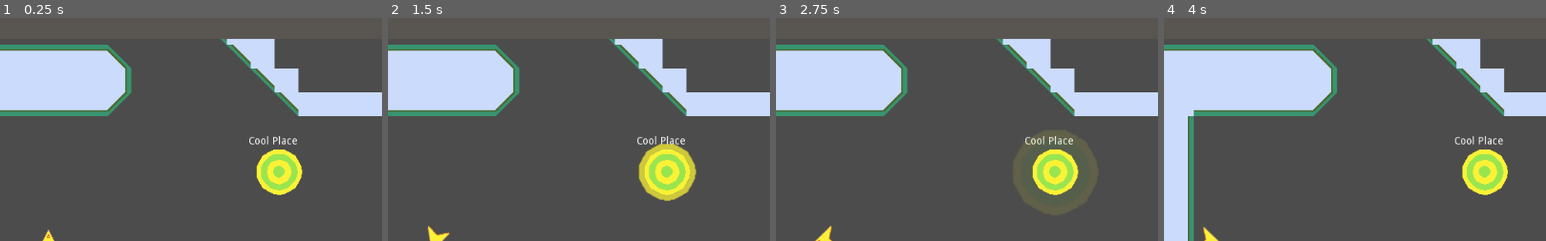
Above: before the commit, frames 1-4 (left to right).
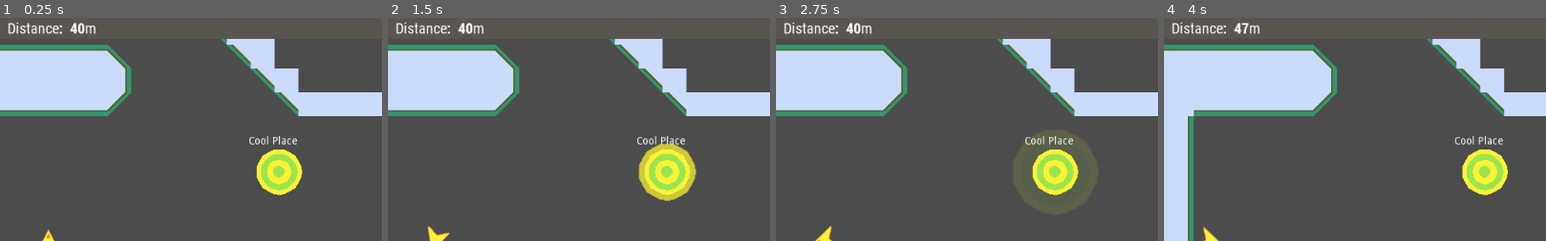
Above: after the commit, the same moments.

Repository: broquaint/comrade-cabbie
Game: Godot game, scene res://Root.tscn
The game is run twice, just before and just after one commit, with the same random seed, the same clock (stepped at 60 frames per second) and the same inputs.
Inputs:
- Up to frame 1 (0.25 s): no input
- Up to frame 2 (1.5 s): tap Enter at 0.5 s; hold Right (move_right) 0.53-1.28 s; hold Left (move_left) from 1.28 s (still down)
- Up to frame 3 (2.75 s): release Left (move_left) at 2.03 s; hold Right (move_right) from 2.03 s (still down)
- Up to frame 4 (4 s): release Right (move_right) at 2.78 s; hold Up (move_up) 2.78-3.53 s; hold Left (move_left) from 3.53 s (still down)
The pictures show only the part of the screen within x 44-94%, y 0-50%; the shares and areas given below are measured in that part.

The runs differ from the first frame. In frame 1, 0.6% of the frame differs, in the area x 2-25%, y 1-8%; in frame 2, 0.6%; in frame 3, 0.6%; in frame 4, 0.6%.

Commit message:
Add distance indicator

Diff:
--- a/DestFlashControl.gd
+++ b/DestFlashControl.gd
@@ -1,6 +1,5 @@
 extends Control
 
 func on_new_pickup(point: DropoffPoint):
-	print('flashing - ' + 'Drop me off at ' + point.point_name)
 	get_parent().get_node('AnimationPlayer').play("DestFlash")
 	$DestFlashText.bbcode_text = 'Drop me off at [b]' + point.point_name + '[/b]'
--- a/HUD.gd
+++ b/HUD.gd
@@ -7,6 +7,9 @@
 func on_new_pickup(dropoff: Node):
 	$Container/Destination.bbcode_text = 'Dropping off at [b]' + dropoff.point_name + '[/b]'
 
+func on_distance_update(distance: float):
+	$Container/Distance.bbcode_text = '[b]%s[/b]m' % distance
+
 func on_new_dropoff():
 	pass
 	# $Container/Destination.text = '...'
--- a/HUD.tscn
+++ b/HUD.tscn
@@ -58,10 +58,6 @@
 }
 
 [node name="HUD" type="CanvasLayer"]
-__meta__ = {
-"_edit_horizontal_guides_": [ 591.858 ],
-"_edit_vertical_guides_": [ 510.992, 7.59884 ]
-}
 
 [node name="Control" type="Control" parent="."]
 margin_right = 1025.0
@@ -79,8 +75,7 @@
 margin_bottom = 32.0
 
 [node name="Label" type="RichTextLabel" parent="Control/Container"]
-margin_left = 4.0
-margin_right = 108.0
+margin_right = 100.0
 margin_bottom = 32.0
 rect_min_size = Vector2( 100, 32 )
 rect_pivot_offset = Vector2( 319.884, 109.663 )
@@ -100,6 +95,26 @@
 fit_content_height = true
 scroll_active = false
 deselect_on_focus_loss_enabled = false
+
+[node name="RichTextLabel" type="RichTextLabel" parent="Control/Container"]
+margin_left = 458.0
+margin_right = 538.0
+margin_bottom = 32.0
+rect_min_size = Vector2( 80, 0 )
+bbcode_enabled = true
+bbcode_text = "Distance[b]:[/b]"
+text = "Distance:"
+scroll_active = false
+
+[node name="Distance" type="RichTextLabel" parent="Control/Container"]
+margin_left = 542.0
+margin_right = 692.0
+margin_bottom = 32.0
+rect_min_size = Vector2( 150, 0 )
+bbcode_enabled = true
+bbcode_text = "[b]123[/b]m"
+text = "123m"
+scroll_active = false
 
 [node name="Compass" type="Sprite" parent="."]
 position = Vector2( 71.8056, 527.232 )
--- a/Player.gd
+++ b/Player.gd
@@ -8,6 +8,7 @@
 signal new_pickup(current_dropoff)
 signal new_dropoff()
 signal compass_update(direction, type)
+signal distance_update(distance)
 
 var velocity : Vector2
 var current_pickup : Area2D
@@ -16,6 +17,7 @@
 func _process(_delta):
 	var compass_type = 'dropoff' if current_dropoff != null else 'pickup'
 	emit_signal('compass_update', calc_compass(), compass_type)
+	emit_signal('distance_update', calc_point_distance())
 
 func _physics_process(delta):
 	if Input.is_action_pressed("move_left"):
@@ -69,6 +71,11 @@
 			closest = pickup
 	return closest
 
+func calc_point_distance():
+	var point = current_dropoff if current_dropoff != null else current_pickup
+	var dist = self.position.distance_to(point.position)
+	return int(dist / 8)
+
 func calc_compass():
 	var point = current_dropoff if current_dropoff != null else current_pickup
 	var diff = self.position - point.position
--- a/Root.gd
+++ b/Root.gd
@@ -15,6 +15,7 @@
 	$Player.connect('new_pickup', $HUD/Control, 'on_new_pickup')
 	$Player.connect('new_pickup', $HUD/DestFlashControl, 'on_new_pickup')
 	$Player.connect('new_dropoff', $HUD/Control, 'on_new_dropoff')
+	$Player.connect('distance_update', $HUD/Control, 'on_distance_update')
 	$Player.connect('compass_update', $HUD/Compass, 'on_compass_update')
 	$Player.set_next_pickup()
 
